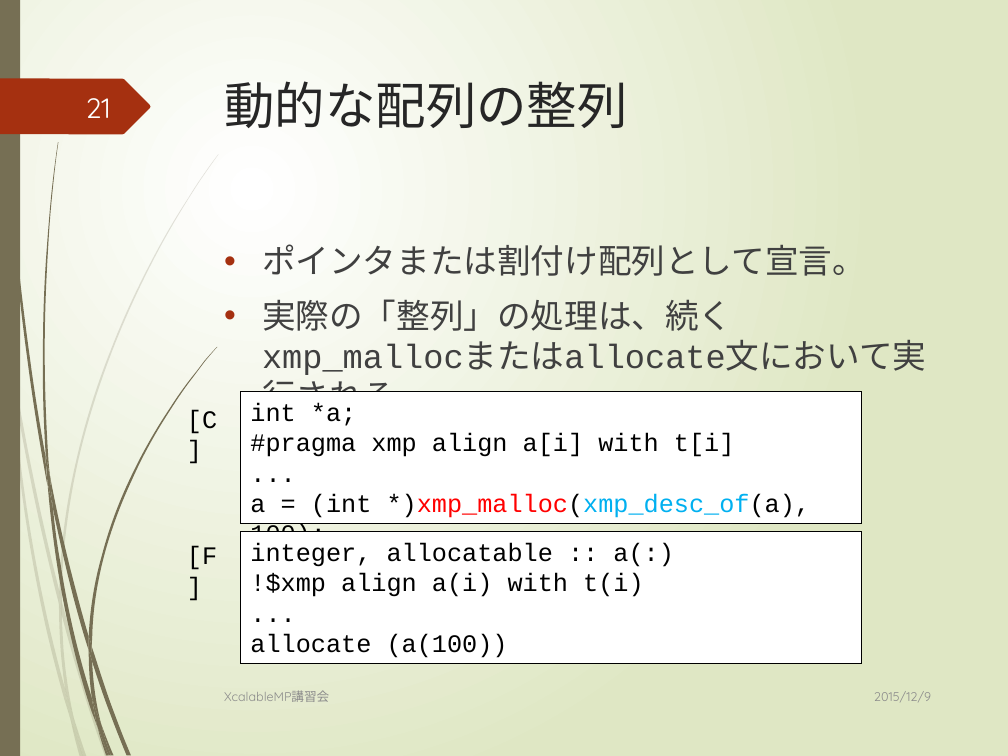
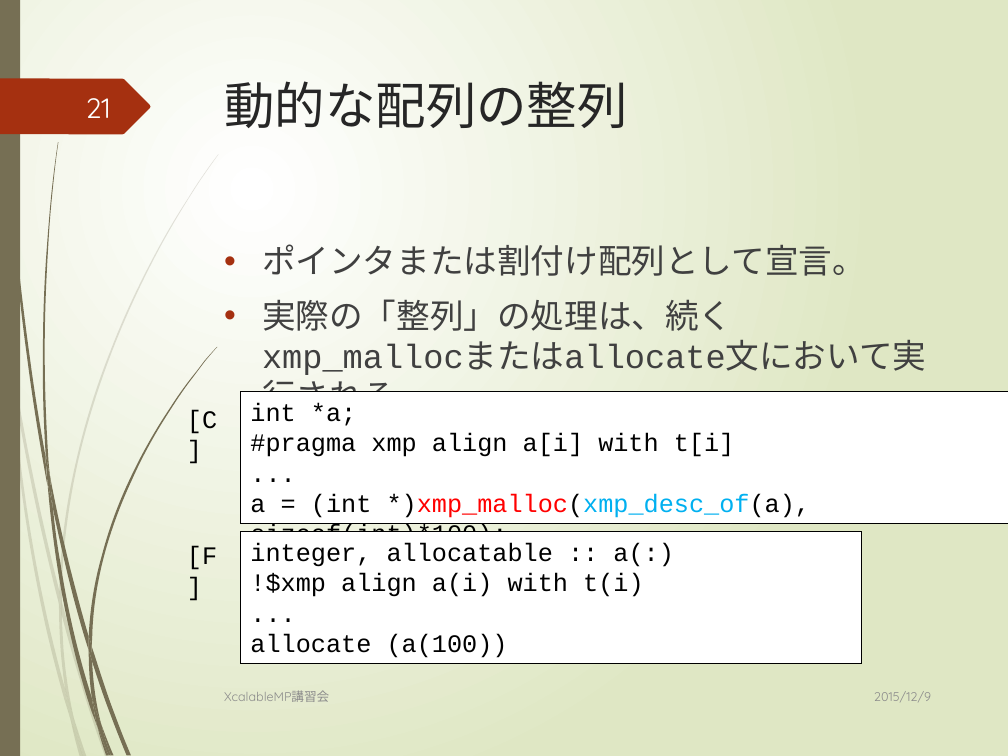
Before and after one commit to XcalableMP/Lecture, a slide deck: slide 21 of beginner/1.overview.pptx. Drawn at 1008x756 pixels with LibreOffice and Linux fonts; fonts in the diff are those of the drawing. Boxes give left, top, right and bottom in pixels: in the first picture for what was removed or moved away, otherwise in the second. Text is boxed around its words. In the diff, an @@ line names an element or a change of style, - is before the commit and + after.

```diff
--- a/beginner/1.overview.pptx
+++ b/beginner/1.overview.pptx
@@ rectangle "int *a;" resized from (x1=241, y1=391, x2=862, y2=523) to (x1=241, y1=391, x2=1008, y2=523) @@
@@ text in rectangle at (x1=250, y1=493, x2=810, y2=551): text changed @@
-a = (int *)xmp_malloc(xmp_desc_of(a), 100);
+a = (int *)xmp_malloc(xmp_desc_of(a), sizeof(int)*100);
```
Also in this commit, not shown: 2 other slides changed, 1 other file.
